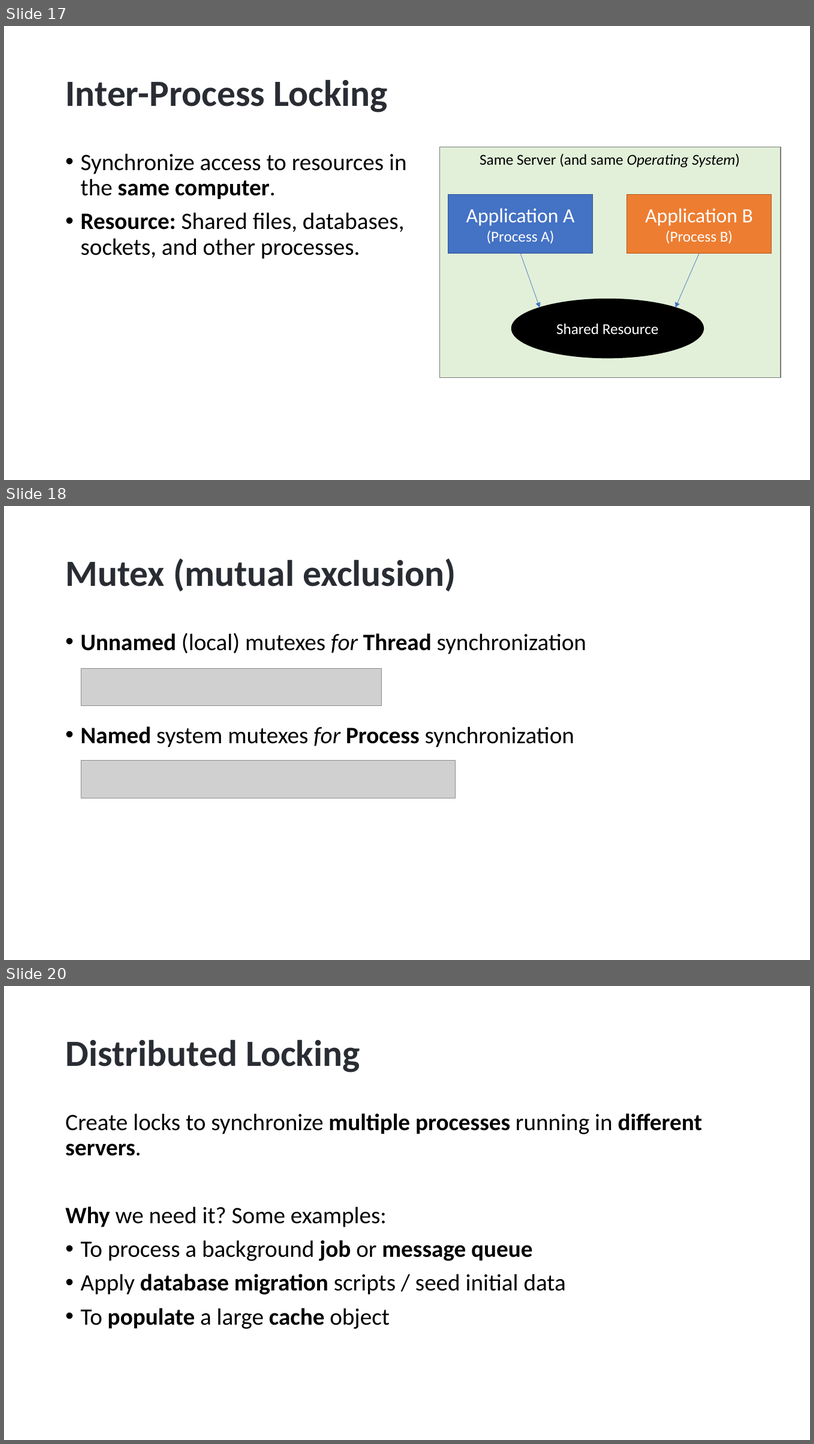
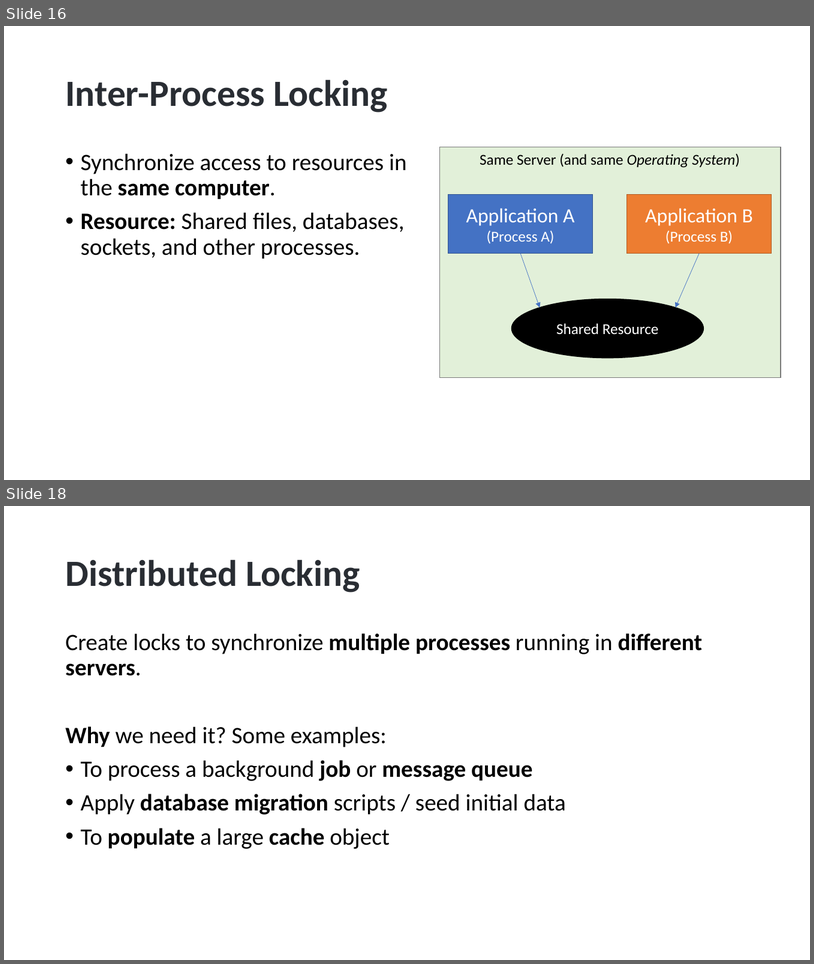
Before and after one commit to hikalkan/presentations, a slide deck: 2023-06-01 Dealing with Concurrency - Multi-Threading in Dotnet/Dotnet-Multi-Threading.pptx. Shown one above the other, each under a label of ours: slides 17, 18 and 20 before the commit, slides 16 and 18 after it; the slides between them are not shown. The pictures are 814x1444 and 814x964 pixels, drawn with LibreOffice and Linux fonts; fonts in the diff are those of the drawing; grey boxes stand for pictures; background and template pictures are left out. Boxes give left, top, right and bottom in pixels: in the first picture for what was removed or moved away, otherwise in the second. Text is boxed around its words. In the diff, an @@ line names an element or a change of style, - is before the commit and + after.

```diff
--- a/2023-06-01 Dealing with Concurrency - Multi-Threading in Dotnet/Dotnet-Multi-Threading.pptx
+++ b/2023-06-01 Dealing with Concurrency - Multi-Threading in Dotnet/Dotnet-Multi-Threading.pptx
@@ slide 18 removed at box(4, 506, 810, 960), background picture (left out) @@
@@ title removed at box(65, 558, 456, 591) @@
-Mutex (mutual exclusion)
@@ text removed at box(81, 633, 587, 747) @@
-• Unnamed (local) mutexes for Thread synchronization
-• Named system mutexes for Process synchronization
@@ picture removed at box(81, 668, 381, 705) @@
@@ picture removed at box(81, 760, 456, 798) @@
@@ what was slide 17 is now slide 16 @@
@@ what was slide 20 is now slide 18 @@
```
Also in this commit, not shown: 2 slides changed, 1 other slide removed.
